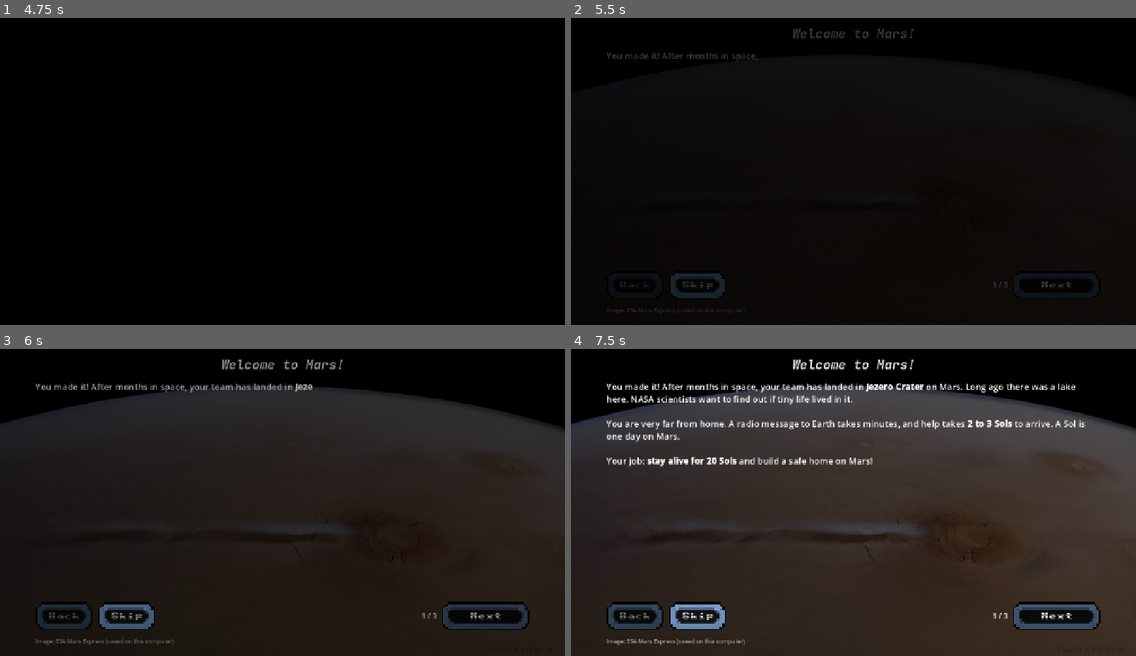
Above: before the commit, frames 1-4 (two rows, left to right).
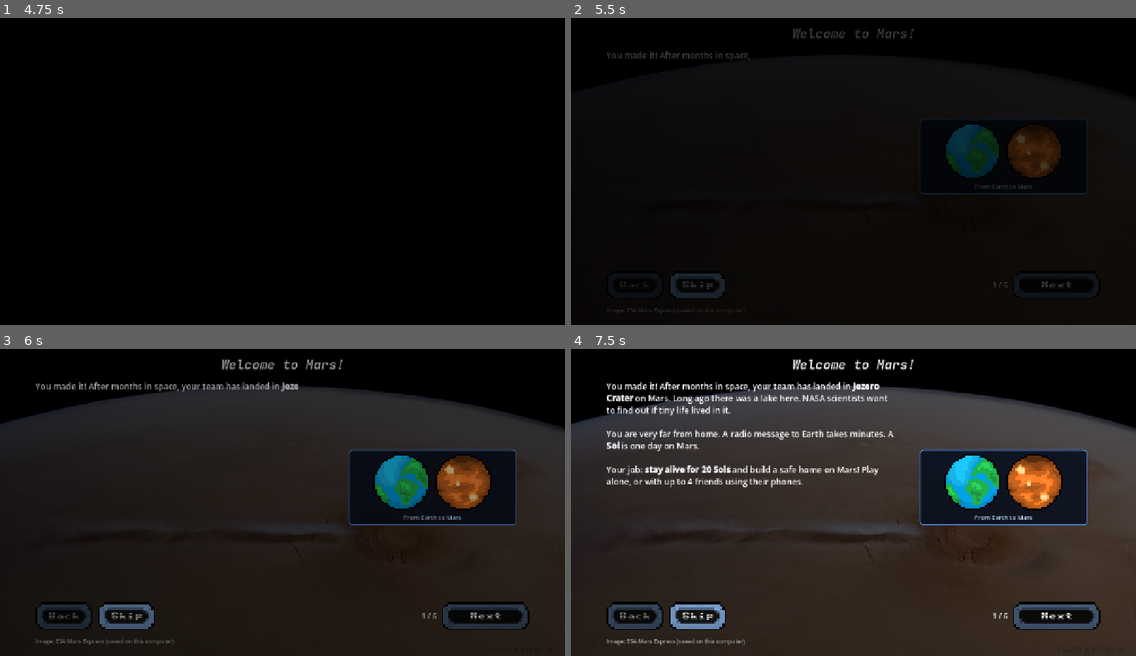
Above: after the commit, the same moments.

Repository: a930853/NasaHackaton_2026
Game: Godot game, scene res://Scenes/Main.tscn
Same seed, same stepped clock (60 frames per second), same inputs: the game is played once before the commit and once after it.
Inputs:
- Up to frame 1 (4.75 s): click "Start Game" at 0.5 s; click "Start Game" at 1.25 s; click "Start Game" at 2 s; click "Play solo" at 2.75 s; click "Play solo" at 3.5 s; click "Play solo" at 4.25 s
- Up to frame 2 (5.5 s): click "Skip" at 5 s
- Up to frame 3 (6 s): click "Skip" at 5.75 s
- Up to frame 4 (7.5 s): click "Next" at 6.5 s; click "Next" at 7.25 s

Frame 1 is identical in both runs. In frame 2, 2.7% of the frame differs, in the area x 6-92%, y 10-88%; in frame 3, 7.6%; in frame 4, 14%.

Commit message:
Tutorial cambiado

Diff:
--- a/game/Scenes/Intro.tscn
+++ b/game/Scenes/Intro.tscn
@@ -61,14 +61,28 @@
 label_settings = ExtResource("2_title")
 horizontal_alignment = 1
 
-[node name="BodyLabel" type="RichTextLabel" parent="Margin/VBox"]
+[node name="Content" type="HBoxContainer" parent="Margin/VBox"]
+layout_mode = 2
+size_flags_vertical = 3
+theme_override_constants/separation = 24
+
+[node name="BodyLabel" type="RichTextLabel" parent="Margin/VBox/Content"]
 unique_name_in_owner = true
 layout_mode = 2
-size_flags_vertical = 3
-theme_override_font_sizes/normal_font_size = 20
-theme_override_font_sizes/bold_font_size = 20
+size_flags_horizontal = 3
+size_flags_stretch_ratio = 3.0
+theme_override_font_sizes/normal_font_size = 19
+theme_override_font_sizes/bold_font_size = 19
 bbcode_enabled = true
 text = "Page text"
+
+[node name="ImageColumn" type="VBoxContainer" parent="Margin/VBox/Content"]
+unique_name_in_owner = true
+layout_mode = 2
+size_flags_horizontal = 3
+size_flags_stretch_ratio = 2.0
+theme_override_constants/separation = 12
+alignment = 1
 
 [node name="Footer" type="HBoxContainer" parent="Margin/VBox"]
 layout_mode = 2
--- a/game/Scripts/intro.gd
+++ b/game/Scripts/intro.gd
@@ -13,22 +13,70 @@
 const TYPING_MIN_SECONDS := 1.5
 const TYPING_MAX_SECONDS := 10.0
 const BUTTON_FONT_SIZE := 18
+const IMAGE_GAP := 12
+const IMAGE_FADE_IN := 0.4
 
 const CREDIT_FALLBACK := "Image: ESA Mars Express (saved on this computer)"
 const CREDIT_NASA := "Image: NASA Image and Video Library"
 
+## Each page: title, body (BBCode) and the pictures shown next to the text.
+## "images": [{ "paths": [textures in one row], "caption": text under them, "max": biggest size on screen,
+## "pixel": true for pixel art (no smoothing) }]. The pictures are real screenshots of the game
+## (res://Images/Tutorial/) and the pixel art of the planets.
 const PAGES: Array[Dictionary] = [
 	{
 		"title": "Welcome to Mars!",
-		"body": "You made it! After months in space, your team has …(161 unchanged characters)… . A radio message to Earth takes minutes, and help takes [b]2 to 3 Sols[/b] to arrive. A Sol is one day on Mars.\n\nYour job: [b]stay alive for 20 Sols[/b] and build a safe home on Mars!",
-	},
-	{
-		"title": "Every choice has a price",
-		"body": "[b]Nothing is free![/b] Every choice uses something, like energy or air. You can see the costs on each button before you choose.\n\nSome jobs can [b]fail[/b], just like in real space missions. If a job fails, you still pay the costs, but you do not get the reward. Then you can try again!\n\nEach of you has a job: [b]Engineer, Biologist, Doctor[/b] or [b]Generalist[/b]. Experts are better at their own tasks, so they have a bigger chance to succeed. The first player is also the Commander and decides a second tie.\n\nEach Sol brings a new event. Sometimes a real event from space happens too, and you must solve it together!",
+		"body": "You made it! After months in space, your team has …(161 unchanged characters)… . A radio message to Earth takes minutes. A [b]Sol[/b] is one day on Mars.\n\nYour job: [b]stay alive for 20 Sols[/b] and build a safe home on Mars! Play alone, or with up to 4 friends using their phones.",
+		"images": [
+			{"paths": ["res://Images/tierra.png", "res://Images/Marte.png"],
+				"caption": "From Earth to Mars", "pixel": true, "max": Vector2(360, 140)},
+		],
+	},
+	{
+		"title": "Keep the 4 bars alive",
+		"body": "Your base has 4 bars: [b]Health[/b], [b]Oxygen[/b], [b]Energy[/b] and [b]Base strength[/b]. They start at 80. [b]If one reaches 0, you lose![/b]\n\nEvery morning they change by themselves:\n- [b]Oxygen[/b] goes down 4, until MOXIE works\n- [b]Energy[/b] goes up 7 (a bit less after Sol 8: dust covers the solar panels)\n- [b]Base strength[/b] goes down 3 (wind and dust)\n- [b]Health[/b] goes down 6 from Sol 4 (stress and radiation)\n\nSo you must keep fixing things!",
+		"images": [
+			{"paths": ["res://Images/Tutorial/tut_bars.png"],
+				"caption": "Click a bar to learn more about it", "max": Vector2(420, 280)},
+		],
+	},
+	{
+		"title": "Read, then choose",
+		"body": "Each Sol brings a new problem. The story appears [b]letter by letter[/b]: read it! You can choose only when it ends.\n\nThen pick an option. You can see what each one [b]costs[/b], like \"Energy -25\".\n\n[b]Playing alone:[/b] click an option.\n[b]With friends:[/b] everybody votes on their phone, and the option with most votes wins. A tie? Vote again! Tied again? Luck decides.\n\nThe red [b]EVENT[/b] button shows a yellow [b]exclamation mark[/b] when something important happens. Some emergencies have a countdown, so hurry!",
+		"images": [
+			{"paths": ["res://Images/Tutorial/tut_story.png"],
+				"caption": "Read the story, then pick an option", "max": Vector2(450, 200)},
+			{"paths": ["res://Images/Tutorial/tut_event_button.png"],
+				"caption": "The EVENT button with its yellow mark", "max": Vector2(300, 125)},
+		],
+	},
+	{
+		"title": "Jobs take time",
+		"body": "[b]Nothing is free![/b] Every choice uses something, like energy or air. Some jobs can [b]fail[/b], just like in real space missions. Then you still pay the costs but get no reward. Often you can try again!\n\nThe astronaut who does a job becomes [b]BUSY[/b] for 1 or 2 Sols. A busy astronaut cannot take new jobs.\n\nA job \"for everyone\" needs the whole crew at home, and leaves the base empty. If everybody is busy, nothing happens that day.\n\nYour crew: [color=#ffd933][b]Engineer[/b][/color], [color=#66e680][b]Biologist[/b][/color], [color=#ff6666][b]Doctor[/b][/color] and [b]Generalist[/b].",
+		"images": [
+			{"paths": ["res://Images/Tutorial/tut_crew_busy.png"],
+				"caption": "A gray helmet means BUSY. It comes back in a few Sols", "max": Vector2(450, 135)},
+		],
+	},
+	{
+		"title": "Your tools",
+		"body": "[b]Ask Earth for help![/b] Earth sends a hint back in 1 or 2 Sols. Meanwhile, that problem waits. The radio needs 4 Sols to recharge, and it does not work in emergencies or during a solar storm.\n\n[b]WORD BOOK:[/b] new science words appear as you play. Read them there!\n\n[b]MENU:[/b] change the sound, or leave the game and go back to the main menu.",
+		"images": [
+			{"paths": ["res://Images/Tutorial/tut_word_book.png"],
+				"caption": "WORD BOOK: words you discover", "max": Vector2(300, 115)},
+			{"paths": ["res://Images/Tutorial/tut_menu_button.png"],
+				"caption": "MENU: sound and exit", "max": Vector2(300, 105)},
+		],
 	},
 	{
 		"title": "Your goals",
-		"body": "[b]1. Stay healthy.[/b] Keep everyone's Health above 50 all the time.\n\n[b]2. Grow food.[/b] Grow 3 harvests of roots and good bacteria.\n\n[b]3. Free the rover.[/b] In 2009, the Spirit rover got stuck in soft sand and NASA spent months trying to free it. Now a rover is stuck in the dunes of Jezero!\n\n[b]4. Earthquake sensors.[/b] Build and place 3 sensors outside. Place all 3 before Sol 13 and you will get a warning before a Marsquake!\n\n[b]5. Oxygen machine.[/b] Build MOXIE. It costs lots of energy, but when it is done, the base stops losing oxygen every day.",
+		"body": "[b]1. Stay healthy.[/b] Keep everyone's Health above 50 all the time. It is hard!\n\n[b]2. Grow food.[/b] Grow 3 harvests of roots and good bacteria.\n\n[b]3. Free the rover.[/b] In 2009, the Spirit rover got stuck in soft sand and NASA spent months trying to free it. Now a rover is stuck in the dunes of Jezero!\n\n[b]4. Earthquake sensors.[/b] Build and place 3 sensors outside. Place all 3 before Sol 13 and you will get a warning before a Marsquake!\n\n[b]5. Oxygen machine.[/b] Build MOXIE. When it is done, the base stops losing oxygen every day.",
+		"images": [
+			{"paths": ["res://Images/Tutorial/tut_goals.png"],
+				"caption": "Your goals are always at the top of the screen", "max": Vector2(450, 40)},
+			{"paths": ["res://Images/Marte.png"],
+				"caption": "Reach Sol 20 alive and you win!", "pixel": true, "max": Vector2(150, 150)},
+		],
 	},
 ]
 
@@ -40,6 +88,7 @@
 @onready var credit_label: Label = %CreditLabel
 @onready var title_label: Label = %TitleLabel
 @onready var body_label: RichTextLabel = %BodyLabel
+@onready var image_column: VBoxContainer = %ImageColumn
 @onready var page_label: Label = %PageLabel
 @onready var back_button: Button = %BackButton
 @onready var next_button: Button = %NextButton
@@ -69,16 +118,84 @@
 	if animate:
 		_stop_typing()
 		var tween := create_tween()
+		tween.set_parallel(true)
 		tween.tween_property(body_label, "modulate:a", 0.0, PAGE_FADE)
+		tween.tween_property(image_column, "modulate:a", 0.0, PAGE_FADE)
 		await tween.finished
 
 	title_label.text = PAGES[_page]["title"]
 	body_label.text = PAGES[_page]["body"]
 	body_label.modulate.a = 1.0
+	_set_images(PAGES[_page].get("images", []))
 	_start_typing()
 	page_label.text = "%d / %d" % [_page + 1, PAGES.size()]
 	back_button.disabled = _page == 0
 	next_button.text = "Start mission!" if _page == PAGES.size() - 1 else "Next"
+
+
+## Shows the pictures of the page (real screenshots of the game and pixel art) next to the text.
+func _set_images(items: Array) -> void:
+	for child in image_column.get_children():
+		image_column.remove_child(child)
+		child.queue_free()
+
+	for item in items:
+		var frame := PanelContainer.new()
+		frame.size_flags_horizontal = Control.SIZE_SHRINK_CENTER
+		frame.add_theme_stylebox_override("panel", _image_frame_style())
+		image_column.add_child(frame)
+		var box := VBoxContainer.new()
+		box.add_theme_constant_override("separation", 6)
+		frame.add_child(box)
+
+		var paths: Array = item["paths"]
+		var max_size: Vector2 = item["max"]
+		var pixel: bool = bool(item.get("pixel", false))
+		var row := HBoxContainer.new()
+		row.alignment = BoxContainer.ALIGNMENT_CENTER
+		row.add_theme_constant_override("separation", IMAGE_GAP)
+		box.add_child(row)
+		var each_width: float = (max_size.x - float(IMAGE_GAP * (paths.size() - 1))) / float(paths.size())
+		for path in paths:
+			if not ResourceLoader.exists(str(path)):
+				continue   # a picture that is not imported yet is skipped; the text still works
+			var texture: Texture2D = load(str(path))
+			var fit: float = minf(each_width / float(texture.get_width()), max_size.y / float(texture.get_height()))
+			if pixel and fit >= 1.0:
+				fit = floorf(fit)   # whole-number zoom keeps the pixels crisp
+			var rect := TextureRect.new()
+			rect.texture = texture
+			rect.expand_mode = TextureRect.EXPAND_IGNORE_SIZE
+			rect.stretch_mode = TextureRect.STRETCH_KEEP_ASPECT_CENTERED
+			rect.custom_minimum_size = texture.get_size() * fit
+			rect.texture_filter = CanvasItem.TEXTURE_FILTER_NEAREST if pixel else CanvasItem.TEXTURE_FILTER_LINEAR_WITH_MIPMAPS
+			row.add_child(rect)
+
+		var caption := Label.new()
+		caption.text = str(item.get("caption", ""))
+		caption.autowrap_mode = TextServer.AUTOWRAP_WORD_SMART
+		caption.horizontal_alignment = HORIZONTAL_ALIGNMENT_CENTER
+		caption.custom_minimum_size.x = max_size.x
+		caption.add_theme_font_size_override("font_size", 14)
+		caption.add_theme_color_override("font_color", Color(0.78, 0.88, 1.0))
+		box.add_child(caption)
+
+	image_column.modulate.a = 0.0
+	var fade := create_tween()
+	fade.tween_property(image_column, "modulate:a", 1.0, IMAGE_FADE_IN)
+
+
+func _image_frame_style() -> StyleBoxFlat:
+	var style := StyleBoxFlat.new()
+	style.bg_color = Color(0.03, 0.06, 0.12, 0.88)
+	style.border_color = Color(0.35, 0.55, 0.85)
+	style.set_border_width_all(2)
+	style.set_corner_radius_all(8)
+	style.content_margin_left = 10
+	style.content_margin_right = 10
+	style.content_margin_top = 10
+	style.content_margin_bottom = 8
+	return style
 
 
 ## Writes the page letter by letter.
Not shown, added: game/Images/Logo.png.import
Binary file added: game/Images/Tutorial/tut_bars.png
Not shown, added: game/Images/Tutorial/tut_bars.png.import
Binary file added: game/Images/Tutorial/tut_crew_busy.png
Not shown, added: game/Images/Tutorial/tut_crew_busy.png.import
Binary file added: game/Images/Tutorial/tut_event_button.png
Not shown, added: game/Images/Tutorial/tut_event_button.png.import
Binary file added: game/Images/Tutorial/tut_goals.png
Not shown, added: game/Images/Tutorial/tut_goals.png.import
Binary file added: game/Images/Tutorial/tut_menu_button.png
Not shown, added: game/Images/Tutorial/tut_menu_button.png.import
Binary file added: game/Images/Tutorial/tut_story.png
(and 5 more such lines)
